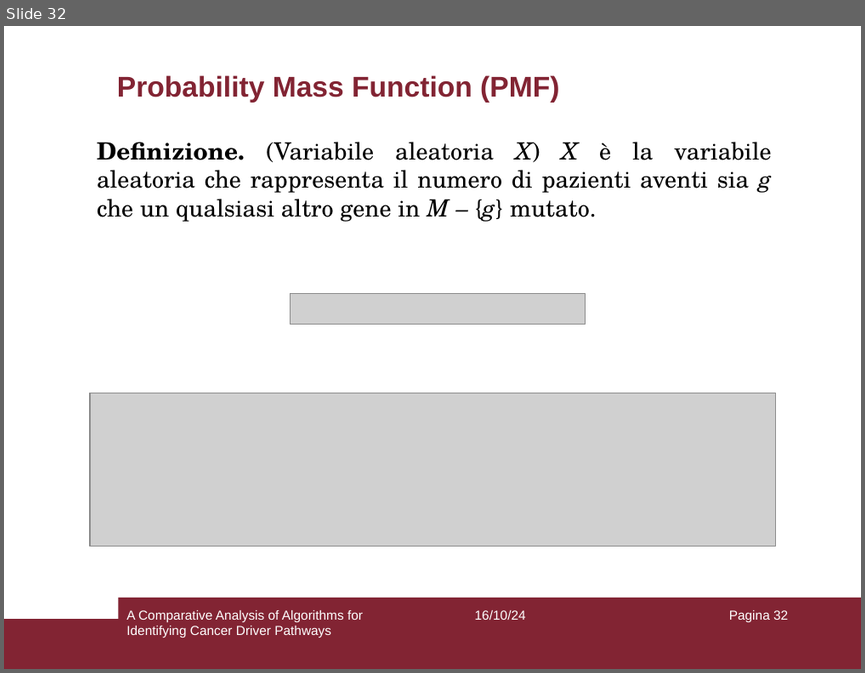
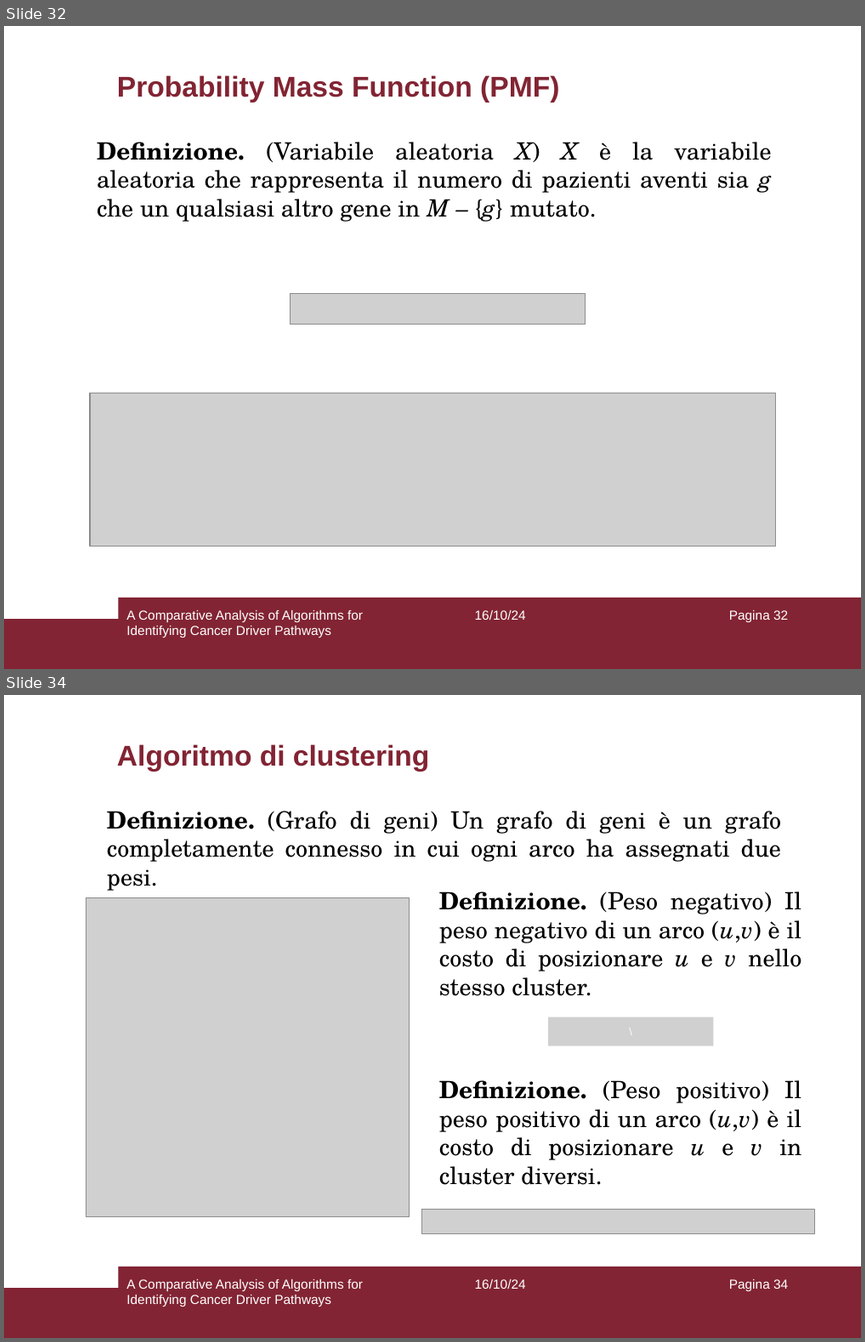
Before and after one commit to aflaag/bsc-thesis, a slide deck: presentation/slides.odp. Shown one above the other, each under a label of ours: slide 32 before the commit, slides 32 and 34 after it; the slides between them are not shown. The pictures are 865x673 and 865x1342 pixels, drawn with LibreOffice and Linux fonts; fonts in the diff are those of the drawing; grey boxes stand for pictures; background and template pictures are left out. Boxes give left, top, right and bottom in pixels: in the first picture for what was removed or moved away, otherwise in the second. Text is boxed around its words. In the diff, an @@ line names an element or a change of style, - is before the commit and + after.

```diff
--- a/presentation/slides.odp
+++ b/presentation/slides.odp
@@ slide 34 added at [4,695,861,1338], background #FFFFFF; not listed: 2 template elements that a slide beside it also shows @@
@@ title added at [117,744,429,771], 24 pt, text #822433, bold @@
+Algoritmo di clustering
@@ text added at [107,811,781,891], 20 pt, text #000000 @@
+Definizione. (Grafo di geni) Un grafo di geni è un grafo completamente connesso in cui ogni arco ha assegnati due pesi.
@@ picture added at [86,898,409,1216] @@
@@ text added at [439,891,802,996], 20 pt, text #000000 @@
+Definizione. (Peso negativo) Il peso negativo di un arco (u,v) è il costo di posizionare u e v nello stesso cluster.
@@ picture added at [548,1017,714,1046], 9 pt, text #FFFFFF @@
+\
@@ text added at [439,1080,802,1185], 20 pt, text #000000 @@
+Definizione. (Peso positivo) Il peso positivo di un arco (u,v) è il costo di posizionare u e v in cluster diversi.
@@ picture added at [422,1209,816,1234] @@
@@ text added at [126,1279,363,1306], 11 pt, text #FFFFFF @@
+A Comparative Analysis of Algorithms for Identifying Cancer Driver Pathways
@@ text added at [475,1279,526,1288], 11 pt, text #FFFFFF @@
+16/10/24
@@ page number added at [729,1279,788,1291], 11 pt, text #FFFFFF @@
+Pagina 34
```
Also in this commit, not shown: 1 slide changed, 1 other slide added, 7 other files.
